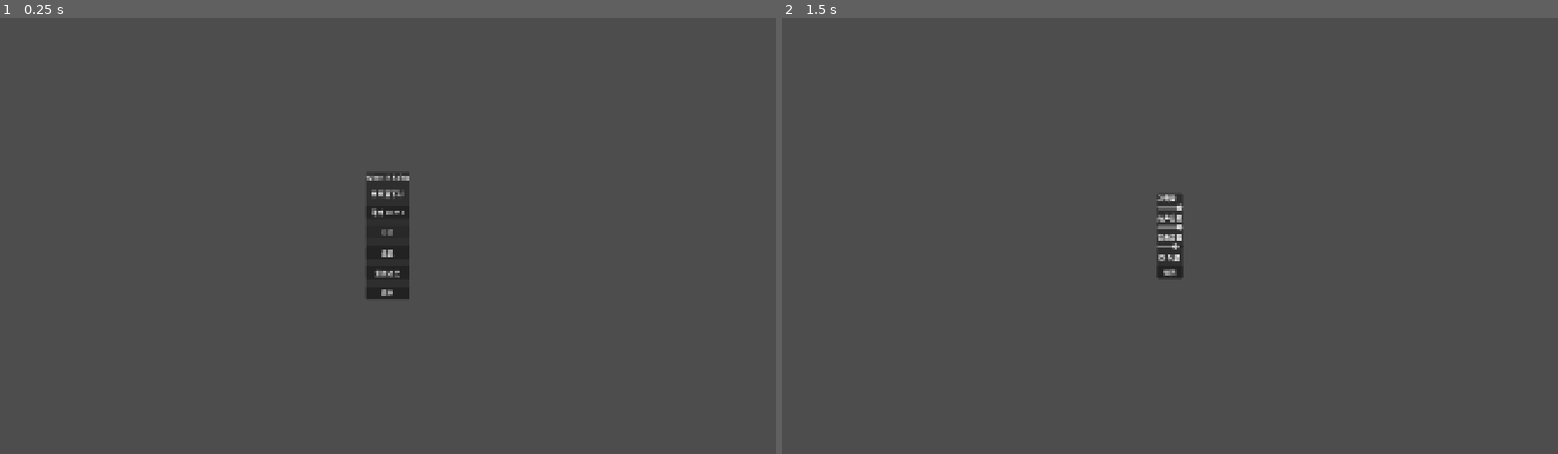
Above: before the commit, frames 1-2 (left to right).
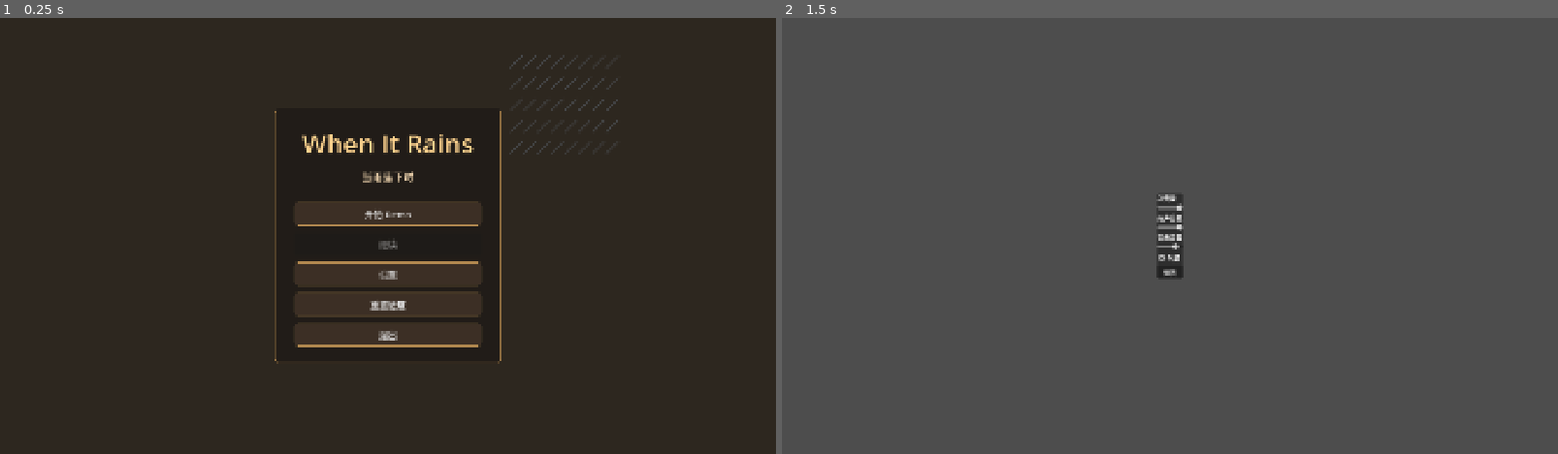
Above: after the commit, the same moments.

Repository: zhangguixia/when-it-rains
Game: Godot game, scene res://game/main/Main.tscn
Two runs of this game, one before a commit and one after it. Both use one fixed random seed, a clock stepped at 60 frames per second and the inputs below.
Inputs:
- Up to frame 1 (0.25 s): no input
- Up to frame 2 (1.5 s): click "设置" at 0.5 s; click "全屏" at 1.25 s

The runs differ from the first frame. In frame 1, 99% of the frame differs, in the area x 0-100%, y 0-100%; in frame 2, nothing differs.

Commit message:
style: establish rainy warm menu screens

Diff:
--- a/game/main/MainMenu.gd
+++ b/game/main/MainMenu.gd
@@ -1,4 +1,4 @@
-extends CenterContainer
+extends Control
 
 signal start_requested
 signal continue_requested
--- a/game/main/MainMenu.tscn
+++ b/game/main/MainMenu.tscn
@@ -1,8 +1,56 @@
-[gd_scene load_steps=2 format=3 uid="uid://whenitrainsmainmenu"]
+[gd_scene load_steps=5 format=3 uid="uid://whenitrainsmainmenu"]
 
 [ext_resource type="Script" path="res://game/main/MainMenu.gd" id="1"]
 
-[node name="MainMenu" type="CenterContainer"]
+[sub_resource type="StyleBoxFlat" id="StyleBoxFlat_panel"]
+bg_color = Color(0.12, 0.105, 0.09, 0.86)
+border_width_left = 1
+border_width_top = 1
+border_width_right = 1
+border_width_bottom = 1
+border_color = Color(0.86, 0.65, 0.36, 0.32)
+corner_radius_top_left = 8
+corner_radius_top_right = 8
+corner_radius_bottom_right = 8
+corner_radius_bottom_left = 8
+content_margin_left = 48.0
+content_margin_top = 42.0
+content_margin_right = 48.0
+content_margin_bottom = 42.0
+
+[sub_resource type="StyleBoxFlat" id="StyleBoxFlat_button"]
+bg_color = Color(0.24, 0.19, 0.15, 0.95)
+border_width_left = 1
+border_width_top = 1
+border_width_right = 1
+border_width_bottom = 1
+border_color = Color(0.88, 0.67, 0.38, 0.45)
+corner_radius_top_left = 6
+corner_radius_top_right = 6
+corner_radius_bottom_right = 6
+corner_radius_bottom_left = 6
+content_margin_left = 22.0
+content_margin_top = 12.0
+content_margin_right = 22.0
+content_margin_bottom = 12.0
+
+[sub_resource type="StyleBoxFlat" id="StyleBoxFlat_button_hover"]
+bg_color = Color(0.36, 0.27, 0.19, 0.98)
+border_width_left = 1
+border_width_top = 1
+border_width_right = 1
+border_width_bottom = 1
+border_color = Color(1, 0.78, 0.46, 0.7)
+corner_radius_top_left = 6
+corner_radius_top_right = 6
+corner_radius_bottom_right = 6
+corner_radius_bottom_left = 6
+content_margin_left = 22.0
+content_margin_top = 12.0
+content_margin_right = 22.0
+content_margin_bottom = 12.0
+
+[node name="MainMenu" type="Control"]
 layout_mode = 3
 anchors_preset = 15
 anchor_right = 1.0
@@ -11,44 +59,110 @@
 grow_vertical = 2
 script = ExtResource("1")
 
-[node name="Panel" type="PanelContainer" parent="."]
+[node name="Background" type="ColorRect" parent="."]
+layout_mode = 1
+anchors_preset = 15
+anchor_right = 1.0
+anchor_bottom = 1.0
+color = Color(0.055, 0.07, 0.085, 1)
+
+[node name="WarmWindow" type="ColorRect" parent="."]
+layout_mode = 1
+anchors_preset = 15
+anchor_right = 1.0
+anchor_bottom = 1.0
+color = Color(1, 0.72, 0.38, 0.13)
+
+[node name="RainLines" type="Label" parent="."]
+layout_mode = 0
+offset_left = 1260.0
+offset_top = 80.0
+offset_right = 1800.0
+offset_bottom = 820.0
+theme_override_colors/font_color = Color(0.62, 0.73, 0.88, 0.42)
+theme_override_font_sizes/font_size = 34
+text = "／／／／／／／／
+／／／／／／／／
+／／／／／／／／
+／／／／／／／／
+／／／／／／／／"
+
+[node name="MenuCenter" type="CenterContainer" parent="."]
+layout_mode = 1
+anchors_preset = 15
+anchor_right = 1.0
+anchor_bottom = 1.0
+grow_horizontal = 2
+grow_vertical = 2
+
+[node name="Panel" type="PanelContainer" parent="MenuCenter"]
+custom_minimum_size = Vector2(560, 0)
 layout_mode = 2
+theme_override_styles/panel = SubResource("StyleBoxFlat_panel")
 
-[node name="VBox" type="VBoxContainer" parent="Panel"]
+[node name="VBox" type="VBoxContainer" parent="MenuCenter/Panel"]
 layout_mode = 2
 theme_override_constants/separation = 18
 
-[node name="Title" type="Label" parent="Panel/VBox"]
+[node name="Title" type="Label" parent="MenuCenter/Panel/VBox"]
 layout_mode = 2
+theme_override_colors/font_color = Color(1, 0.83, 0.56, 1)
+theme_override_font_sizes/font_size = 64
 text = "When It Rains"
 horizontal_alignment = 1
 
-[node name="Subtitle" type="Label" parent="Panel/VBox"]
+[node name="Subtitle" type="Label" parent="MenuCenter/Panel/VBox"]
 layout_mode = 2
+theme_override_colors/font_color = Color(0.88, 0.78, 0.64, 1)
+theme_override_font_sizes/font_size = 26
 text = "当雨落下时"
 horizontal_alignment = 1
 
-[node name="StartButton" type="Button" parent="Panel/VBox"]
+[node name="Spacer" type="Control" parent="MenuCenter/Panel/VBox"]
+custom_minimum_size = Vector2(0, 10)
+layout_mode = 2
+
+[node name="StartButton" type="Button" parent="MenuCenter/Panel/VBox"]
 unique_name_in_owner = true
+custom_minimum_size = Vector2(420, 56)
 layout_mode = 2
+theme_override_font_sizes/font_size = 22
+theme_override_styles/normal = SubResource("StyleBoxFlat_button")
+theme_override_styles/hover = SubResource("StyleBoxFlat_button_hover")
 text = "开始 Demo"
 
-[node name="ContinueButton" type="Button" parent="Panel/VBox"]
+[node name="ContinueButton" type="Button" parent="MenuCenter/Panel/VBox"]
 unique_name_in_owner = true
+custom_minimum_size = Vector2(420, 56)
 layout_mode = 2
+theme_override_font_sizes/font_size = 22
+theme_override_styles/normal = SubResource("StyleBoxFlat_button")
+theme_override_styles/hover = SubResource("StyleBoxFlat_button_hover")
 text = "继续"
 
-[node name="SettingsButton" type="Button" parent="Panel/VBox"]
+[node name="SettingsButton" type="Button" parent="MenuCenter/Panel/VBox"]
 unique_name_in_owner = true
+custom_minimum_size = Vector2(420, 56)
 layout_mode = 2
+theme_override_font_sizes/font_size = 22
+theme_override_styles/normal = SubResource("StyleBoxFlat_button")
+theme_override_styles/hover = SubResource("StyleBoxFlat_button_hover")
 text = "设置"
 
-[node name="ResetButton" type="Button" parent="Panel/VBox"]
+[node name="ResetButton" type="Button" parent="MenuCenter/Panel/VBox"]
 unique_name_in_owner = true
+custom_minimum_size = Vector2(420, 56)
 layout_mode = 2
+theme_override_font_sizes/font_size = 22
+theme_override_styles/normal = SubResource("StyleBoxFlat_button")
+theme_override_styles/hover = SubResource("StyleBoxFlat_button_hover")
 text = "重置进度"
 
-[node name="QuitButton" type="Button" parent="Panel/VBox"]
+[node name="QuitButton" type="Button" parent="MenuCenter/Panel/VBox"]
 unique_name_in_owner = true
+custom_minimum_size = Vector2(420, 56)
 layout_mode = 2
+theme_override_font_sizes/font_size = 22
+theme_override_styles/normal = SubResource("StyleBoxFlat_button")
+theme_override_styles/hover = SubResource("StyleBoxFlat_button_hover")
 text = "退出"
--- a/game/ui/EndingScreen.tscn
+++ b/game/ui/EndingScreen.tscn
@@ -1,6 +1,38 @@
-[gd_scene load_steps=2 format=3 uid="uid://endingscreen"]
+[gd_scene load_steps=4 format=3 uid="uid://endingscreen"]
 
 [ext_resource type="Script" path="res://game/ui/EndingScreen.gd" id="1"]
+
+[sub_resource type="StyleBoxFlat" id="StyleBoxFlat_button"]
+bg_color = Color(0.24, 0.19, 0.15, 0.95)
+border_width_left = 1
+border_width_top = 1
+border_width_right = 1
+border_width_bottom = 1
+border_color = Color(0.88, 0.67, 0.38, 0.45)
+corner_radius_top_left = 6
+corner_radius_top_right = 6
+corner_radius_bottom_right = 6
+corner_radius_bottom_left = 6
+content_margin_left = 22.0
+content_margin_top = 12.0
+content_margin_right = 22.0
+content_margin_bottom = 12.0
+
+[sub_resource type="StyleBoxFlat" id="StyleBoxFlat_button_hover"]
+bg_color = Color(0.36, 0.27, 0.19, 0.98)
+border_width_left = 1
+border_width_top = 1
+border_width_right = 1
+border_width_bottom = 1
+border_color = Color(1, 0.78, 0.46, 0.7)
+corner_radius_top_left = 6
+corner_radius_top_right = 6
+corner_radius_bottom_right = 6
+corner_radius_bottom_left = 6
+content_margin_left = 22.0
+content_margin_top = 12.0
+content_margin_right = 22.0
+content_margin_bottom = 12.0
 
 [node name="EndingScreen" type="Control"]
 layout_mode = 3
@@ -14,52 +46,85 @@
 anchors_preset = 15
 anchor_right = 1.0
 anchor_bottom = 1.0
-color = Color(0.08, 0.09, 0.11, 1)
+color = Color(0.055, 0.07, 0.085, 1)
+
+[node name="WarmWindow" type="ColorRect" parent="."]
+layout_mode = 1
+anchors_preset = 15
+anchor_right = 1.0
+anchor_bottom = 1.0
+color = Color(1, 0.72, 0.38, 0.11)
+
+[node name="RainLines" type="Label" parent="."]
+offset_left = 1040.0
+offset_top = 70.0
+offset_right = 1700.0
+offset_bottom = 720.0
+theme_override_colors/font_color = Color(0.62, 0.73, 0.88, 0.34)
+theme_override_font_sizes/font_size = 34
+text = "／／／／／／／
+／／／／／／／
+／／／／／／／
+／／／／／／／"
 
 [node name="Line1" type="Label" parent="."]
 unique_name_in_owner = true
 offset_left = 360.0
-offset_top = 320.0
+offset_top = 300.0
 offset_right = 1560.0
-offset_bottom = 380.0
+offset_bottom = 370.0
+theme_override_colors/font_color = Color(1, 0.83, 0.56, 1)
+theme_override_font_sizes/font_size = 48
 horizontal_alignment = 1
 
 [node name="Line2" type="Label" parent="."]
 unique_name_in_owner = true
 offset_left = 360.0
-offset_top = 410.0
+offset_top = 405.0
 offset_right = 1560.0
-offset_bottom = 470.0
+offset_bottom = 465.0
+theme_override_colors/font_color = Color(0.88, 0.78, 0.64, 1)
+theme_override_font_sizes/font_size = 30
 horizontal_alignment = 1
 
 [node name="Line3" type="Label" parent="."]
 unique_name_in_owner = true
 offset_left = 360.0
-offset_top = 520.0
+offset_top = 490.0
 offset_right = 1560.0
-offset_bottom = 580.0
+offset_bottom = 550.0
+theme_override_colors/font_color = Color(0.74, 0.82, 0.88, 1)
+theme_override_font_sizes/font_size = 24
 horizontal_alignment = 1
 
 [node name="WishlistHint" type="Label" parent="."]
 offset_left = 420.0
-offset_top = 700.0
+offset_top = 675.0
 offset_right = 1500.0
-offset_bottom = 760.0
+offset_bottom = 735.0
+theme_override_colors/font_color = Color(0.86, 0.65, 0.36, 1)
+theme_override_font_sizes/font_size = 26
 text = "When It Rains / 当雨落下时"
 horizontal_alignment = 1
 
 [node name="MainMenuButton" type="Button" parent="."]
 unique_name_in_owner = true
 offset_left = 620.0
-offset_top = 840.0
+offset_top = 830.0
 offset_right = 900.0
-offset_bottom = 900.0
+offset_bottom = 890.0
+theme_override_font_sizes/font_size = 22
+theme_override_styles/normal = SubResource("StyleBoxFlat_button")
+theme_override_styles/hover = SubResource("StyleBoxFlat_button_hover")
 text = "回到主菜单"
 
 [node name="RestartButton" type="Button" parent="."]
 unique_name_in_owner = true
 offset_left = 1020.0
-offset_top = 840.0
+offset_top = 830.0
 offset_right = 1300.0
-offset_bottom = 900.0
+offset_bottom = 890.0
+theme_override_font_sizes/font_size = 22
+theme_override_styles/normal = SubResource("StyleBoxFlat_button")
+theme_override_styles/hover = SubResource("StyleBoxFlat_button_hover")
 text = "重新开始 Demo"
